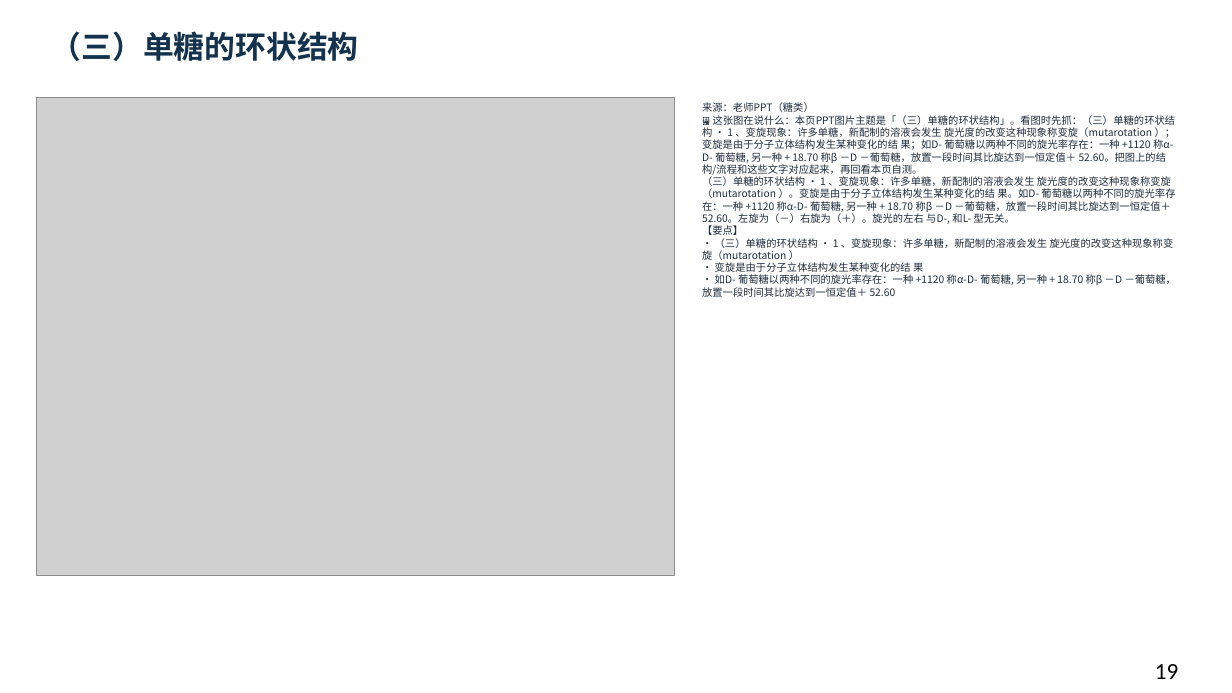
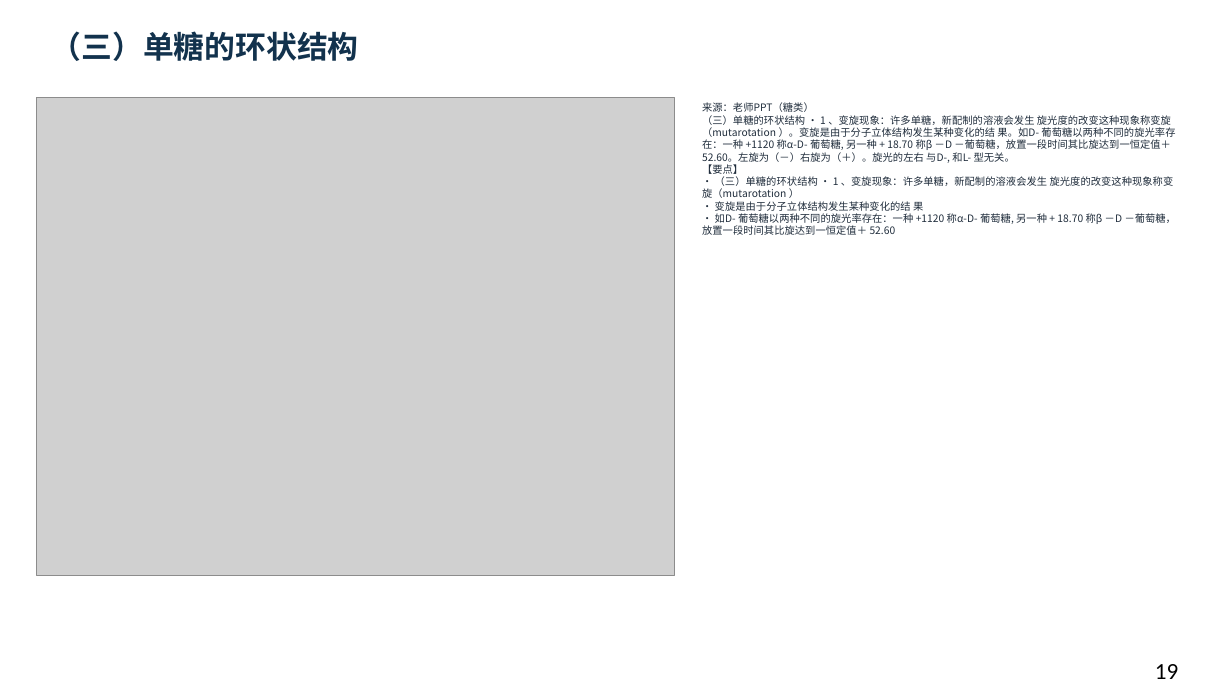
Before and after one commit to newkan-li/Biochemistry, a slide deck: slide 19 of downloads/bc09-ai-style.pptx. Drawn at 1232x693 pixels with LibreOffice and Linux fonts; fonts in the diff are those of the drawing; grey boxes stand for pictures. Boxes give left, top, right and bottom in pixels: in the first picture for what was removed or moved away, otherwise in the second. Text is boxed around its words. In the diff, an @@ line names an element or a change of style, - is before the commit and + after.

```diff
--- a/downloads/bc09-ai-style.pptx
+++ b/downloads/bc09-ai-style.pptx
@@ text at (702, 102, 1176, 235): text changed @@
-来源：老师PPT（糖类）
-🖼 这张图在说什么：本页PPT图片主题是「（三）单糖的环状结构」。看图时先抓：（三）单糖的环状结构 • 1 、变旋现象：许多单糖，新配制的溶液会发生 旋光度的改变这种现象称变旋（mutarotation ）；变旋是由于分子立体结构发生某种变化的结 果；如D- 葡萄糖以两种不同的旋光率存在：一种 +1120 称α-D- 葡萄糖, 另一种 + 18.70 称β －D －葡萄糖，放置一段时间其比旋达到一恒定值＋ 52.60。把图上的结构/流程和这些文字对应起来，再回看本页自测。
-（三）单糖的环状结构 • 1 、变旋现象：许多单糖，新配制的溶液会发生 旋光度的改变这种现象称变旋（mutarotation ）。变旋是由于分子立体结构发生某种变化的结 果。如D- 葡萄糖以两种不同的旋光率存在：一种 +1120 称α-D- 葡萄糖, 另一种 + 18.70 称β －D －葡萄糖，放置一段时间其比旋达到一恒定值＋ 52.60。左旋为（－）右旋为（＋）。旋光的左右 与D-, 和L- 型无关。
-【要点】
-• （三）单糖的环状结构 • 1 、变旋现象：许多单糖，新配制的溶液会发生 旋光度的改变这种现象称变旋（mutarotation ）
-• 变旋是由于分子立体结构发生某种变化的结 果
-• 如D- 葡萄糖以两种不同的旋光率存在：一种 +1120 称α-D- 葡萄糖, 另一种 + 18.70 称β －D －葡萄糖，放置一段时间其比旋达到一恒定值＋ 52.60
+来源：老师PPT（糖类）
+（三）单糖的环状结构 • 1 、变旋现象：许多单糖，新配制的溶液会发生 旋光度的改变这种现象称变旋（mutarotation ）。变旋是由于分子立体结构发生某种变化的结 果。如D- 葡萄糖以两种不同的旋光率存在：一种 +1120 称α-D- 葡萄糖, 另一种 + 18.70 称β －D －葡萄糖，放置一段时间其比旋达到一恒定值＋ 52.60。左旋为（－）右旋为（＋）。旋光的左右 与D-, 和L- 型无关。
+【要点】
+• （三）单糖的环状结构 • 1 、变旋现象：许多单糖，新配制的溶液会发生 旋光度的改变这种现象称变旋（mutarotation ）
+• 变旋是由于分子立体结构发生某种变化的结 果
+• 如D- 葡萄糖以两种不同的旋光率存在：一种 +1120 称α-D- 葡萄糖, 另一种 + 18.70 称β －D －葡萄糖，放置一段时间其比旋达到一恒定值＋ 52.60
```
Also in this commit, not shown: 56 other slides changed, 20 other files.
